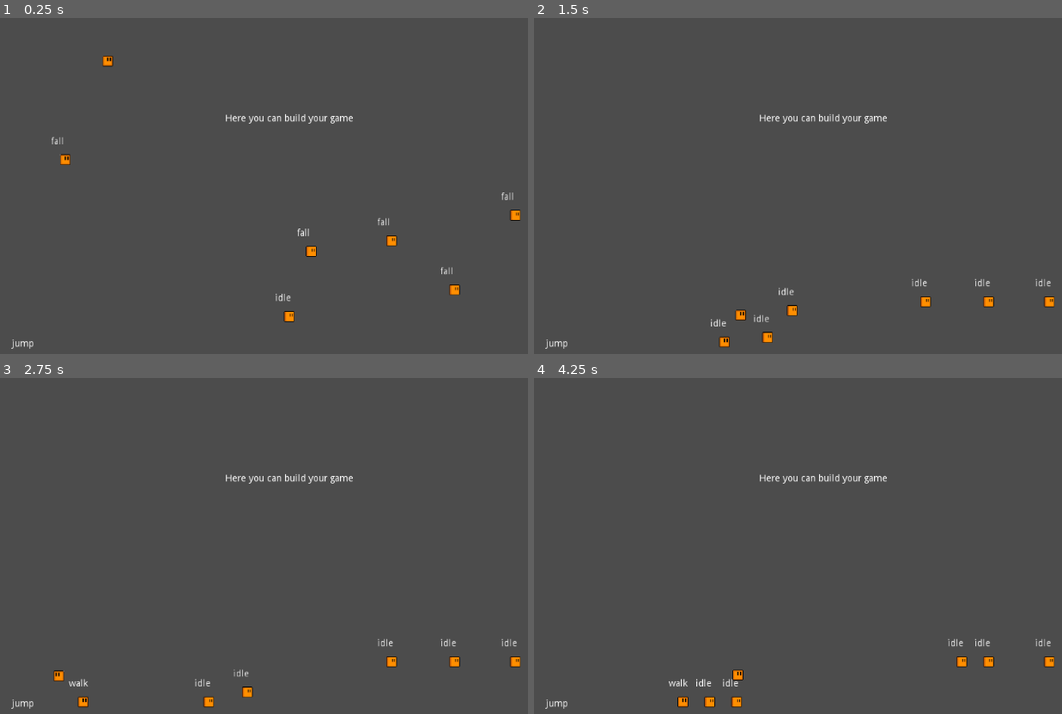
Above: before the commit, frames 1-4 (two rows, left to right).
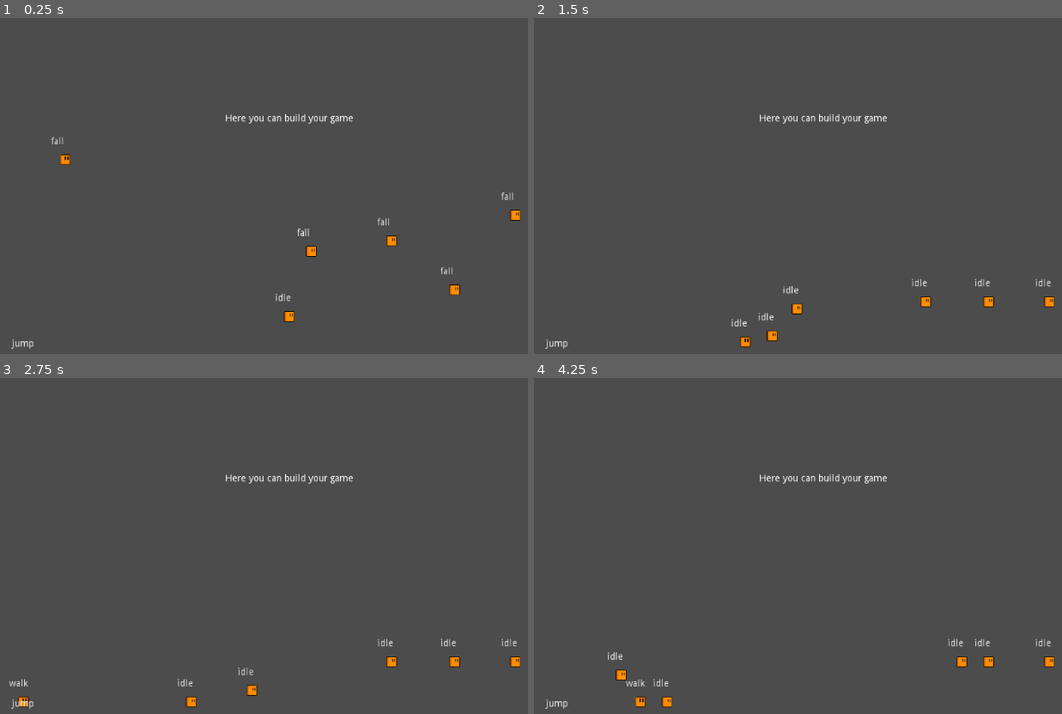
Above: after the commit, the same moments.

Repository: notapixelstudio/evolvania
Game: Godot game, scene res://screens/game_screen/Game.tscn
The game is run twice, just before and just after one commit, with the same random seed, the same clock (stepped at 60 frames per second) and the same inputs.
Inputs (mouse positions are in pixels of both pictures, inside the frame that each line leads up to):
- Up to frame 1 (0.25 s): no input
- Up to frame 2 (1.5 s): tap Enter (ui_accept) at 0.5, 0.77 s; move the mouse to (1030, 189) at 0.52 s; hold Right (ui_right) 0.53-1.25 s; click (1030, 189) at 0.67 s; drag from (739, 229) to (544, 340) at 1.27 s
- Up to frame 3 (2.75 s): move the mouse to (411, 478) at 2.02 s; hold Left (ui_left) from 2.03 s (still down)
- Up to frame 4 (4.25 s): release Left (ui_left) at 2.75 s; drag from (845, 646) to (671, 509) at 2.77 s; move the mouse to (outside the picture) at 3.52 s; hold Right (ui_right) from 3.53 s (still down); tap Enter (ui_accept) at 3.77 s

The runs differ from the first frame. In frame 1, less than 0.1% of the frame differs, in the area x 19-22%, y 11-15%; in frame 2, 0.6%; in frame 3, 0.6%; in frame 4, 0.7%, in the area x 13-40%, y 81-98%.

Commit message:
cleanup

Diff:
--- a/screens/game_screen/Game.tscn
+++ b/screens/game_screen/Game.tscn
@@ -6,10 +6,9 @@
 [ext_resource path="res://screens/game_screen/slope.tscn" type="PackedScene" id=4]
 [ext_resource path="res://screens/game_screen/wall_left.tscn" type="PackedScene" id=5]
 [ext_resource path="res://screens/game_screen/wall_right.tscn" type="PackedScene" id=6]
-[ext_resource path="res://actors/Hero2.tscn" type="PackedScene" id=7]
-[ext_resource path="res://actors/HeroWithState.tscn" type="PackedScene" id=8]
-[ext_resource path="res://screens/game_screen/juiceness/objects/pickup.tscn" type="PackedScene" id=9]
-[ext_resource path="res://actors/AIWithState.tscn" type="PackedScene" id=10]
+[ext_resource path="res://actors/HeroWithState.tscn" type="PackedScene" id=7]
+[ext_resource path="res://screens/game_screen/juiceness/objects/pickup.tscn" type="PackedScene" id=8]
+[ext_resource path="res://actors/AIWithState.tscn" type="PackedScene" id=9]
 
 [sub_resource type="PhysicsMaterial" id=1]
 
@@ -78,16 +77,13 @@
 position = Vector2( 1019.89, 25.9207 )
 physics_material_override = SubResource( 4 )
 
-[node name="Hero2" parent="." instance=ExtResource( 7 )]
-position = Vector2( 160.566, 30.8387 )
-
 [node name="Hero" parent="." groups=[
 "player",
-] instance=ExtResource( 8 )]
+] instance=ExtResource( 7 )]
 position = Vector2( 97.3661, 140.809 )
 
-[node name="jump" parent="." instance=ExtResource( 9 )]
+[node name="jump" parent="." instance=ExtResource( 8 )]
 position = Vector2( 17.8113, 495.977 )
 
-[node name="AI" parent="." instance=ExtResource( 10 )]
+[node name="AI" parent="." instance=ExtResource( 9 )]
 position = Vector2( 583.664, 261.69 )
Not shown: 1 places in screens/game_screen/Game.tscn that only renumber resources
